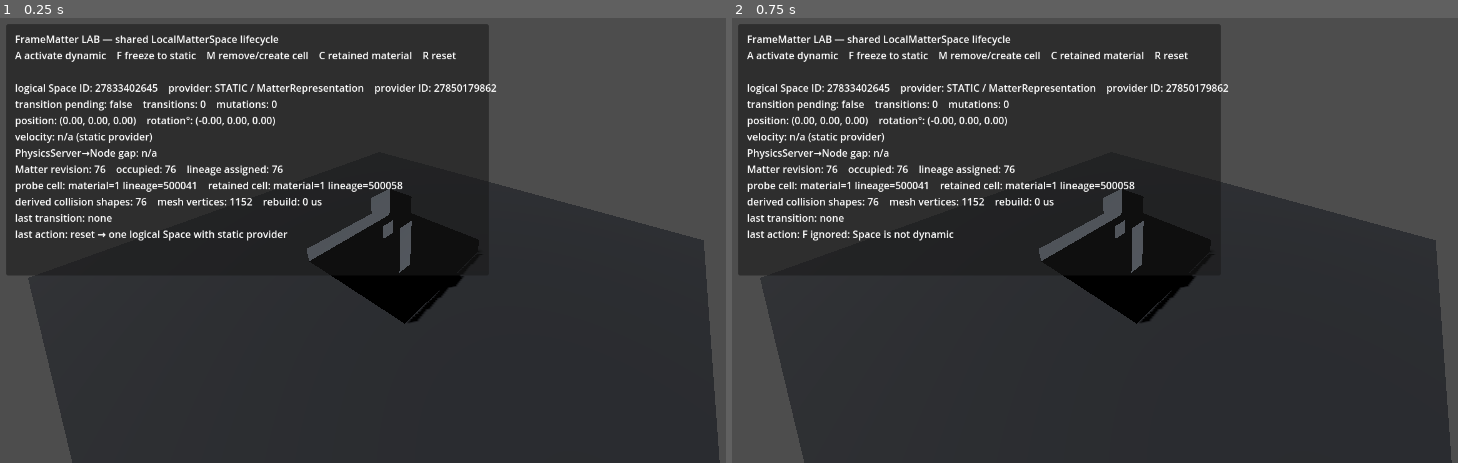
Above: before the commit, frames 1-2 (left to right).
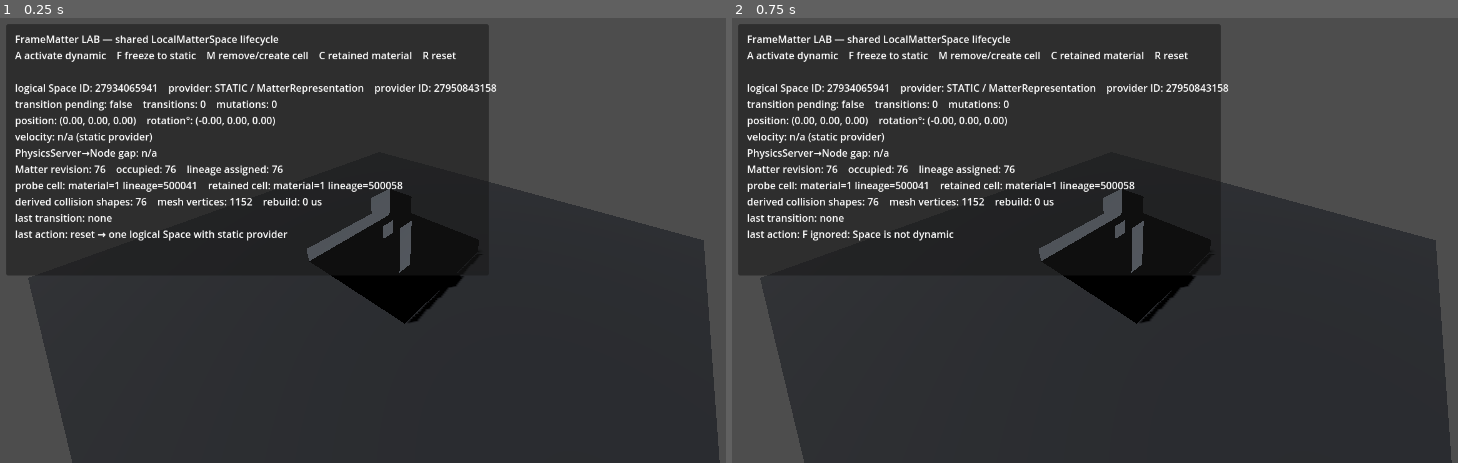
Above: after the commit, the same moments.

Repository: Jozzpoly/FrameMatter-Lab
Game: Godot game, scene res://lab/main.tscn
Same seed, same stepped clock (60 frames per second), same inputs: the game is played once before the commit and once after it.
Inputs:
- Up to frame 1 (0.25 s): no input
- Up to frame 2 (0.75 s): tap Enter at 0.5 s; tap F at 0.6 s

The runs differ from the first frame. In frame 1, 0.1% of the frame differs, in the area x 14-69%, y 14-17%; in frame 2, 0.1%.

Commit message:
Propagate collision mode through local Space lifecycle

Diff:
--- a/space/local_matter_space.gd
+++ b/space/local_matter_space.gd
@@ -17,6 +17,7 @@
 var lineage: MatterLineageMap
 
 var mass_per_cell := 1.0
+var collision_mode := CellCollisionBoxer.Mode.PER_CELL
 var dynamic_gravity_scale := 0.0
 var dynamic_linear_damp := 0.0
 var dynamic_angular_damp := 0.0
@@ -197,8 +198,6 @@
 		previous_linear = previous_provider.linear_velocity
 		previous_angular = previous_provider.angular_velocity
 
-	# Retire the old physics/render provider before installing the successor.
-	# Logical Matter + lineage remain owned here and are never duplicated.
 	previous_provider.free()
 	_active_provider = null
 	_provider_kind = ProviderKind.NONE
@@ -244,9 +243,6 @@
 	var components: Array[CellVolume] = MatterTopology.extract_connected_components(volume)
 	assert(components.size() > 1)
 
-	# Snapshot the synchronized source frame/velocity field before retiring its
-	# concrete provider. Successors are derived entirely from this transaction
-	# boundary, never from later solver observations.
 	var source_provider_id := source_body.get_instance_id()
 	var source_transform := source_body.global_transform
 	var source_linear := source_body.linear_velocity
@@ -288,7 +284,6 @@
 	result.source_angular_velocity = source_angular
 	result.source_com_world = source_com_world
 
-	# No live source provider remains while successor providers are installed.
 	source_body.free()
 	_active_provider = null
 	_provider_kind = ProviderKind.NONE
@@ -313,8 +308,6 @@
 		result.source_origins.append(spec["source_origin"])
 		result.source_components.append(spec["component"])
 
-	# The retired source keeps no live Matter authority. The transaction result
-	# and successor Spaces carry the mappings/evidence needed by dependents.
 	volume = null
 	lineage = null
 	_last_split_result = result
@@ -337,6 +330,7 @@
 
 func _copy_runtime_configuration_to(successor: LocalMatterSpace) -> void:
 	successor.mass_per_cell = mass_per_cell
+	successor.collision_mode = collision_mode
 	successor.dynamic_gravity_scale = dynamic_gravity_scale
 	successor.dynamic_linear_damp = dynamic_linear_damp
 	successor.dynamic_angular_damp = dynamic_angular_damp
@@ -355,6 +349,7 @@
 func _create_static_provider(world_transform: Transform3D) -> MatterRepresentation:
 	var provider := MatterRepresentation.new()
 	provider.name = "StaticMatterProvider"
+	provider.collision_mode = collision_mode
 	add_child(provider)
 	provider.global_transform = world_transform
 	provider.set_volume(volume)
@@ -375,6 +370,7 @@
 	provider.angular_damp = dynamic_angular_damp
 	provider.can_sleep = dynamic_can_sleep
 	provider.mass_per_cell = mass_per_cell
+	provider.collision_mode = collision_mode
 	add_child(provider)
 	provider.global_transform = world_transform
 	provider.set_volume(volume)
